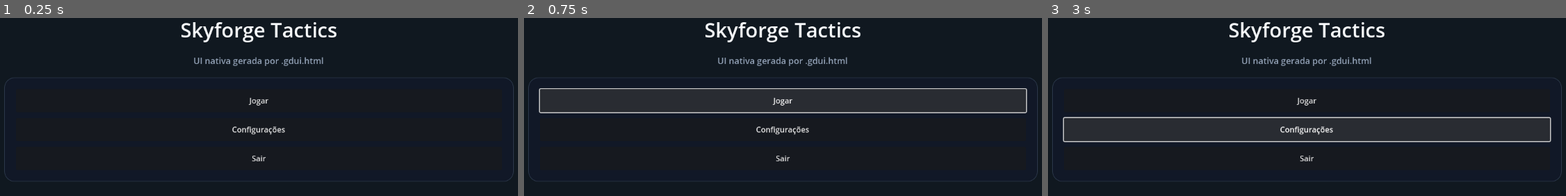
Above: before the commit, frames 1-3 (left to right).
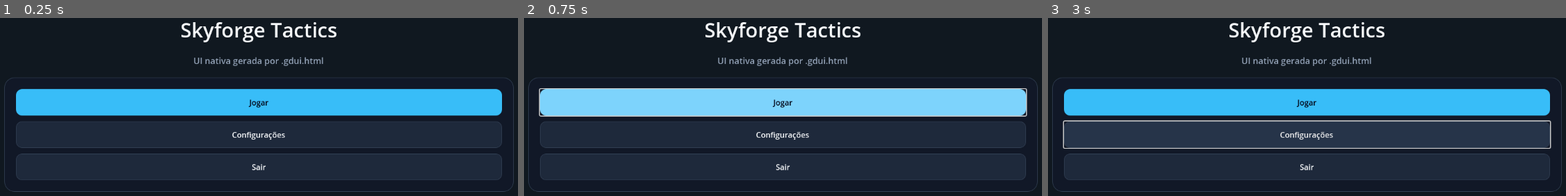
Above: after the commit, the same moments.

Repository: svg-inline/gdui-godot-ui-mvp
Game: Godot game, scene res://scenes/MainMenuScreen.tscn
The game is run twice, just before and just after one commit, with the same random seed, the same clock (stepped at 60 frames per second) and the same inputs. The project has no main scene, so this scene is started directly.
Inputs:
- Up to frame 1 (0.25 s): no input
- Up to frame 2 (0.75 s): click "Jogar" at 0.5 s
- Up to frame 3 (3 s): click "Jogar" at 1.25 s; click "Jogar" at 2 s; click "Configurações" at 2.75 s

The runs differ from the first frame. In frame 1, 35% of the frame differs, in the area x 0-100%, y 39-98%; in frame 2, 35%; in frame 3, 30%.

Commit message:
feat: Enhance CI and testing for Godot integration
- Added `npm run test:actions` to validate action metadata with `action_router.gd`.
- Updated CI workflow to include smoke tests for Godot and publish logs as artifacts.
- Migrated action variants to the Theme system, reducing local overrides in scenes.
- Implemented theme references in example scenes, ensuring consistent styling.
- Created `main_menu_actions.gd` to demonstrate action routing in Godot.
- Improved theme exporter to support card styles and updated tests accordingly.
- Refactored scene files to utilize the new theme system, enhancing maintainability.

Diff:
--- /dev/null
+++ b/examples/main_menu_actions.gd
@@ -0,0 +1,14 @@
+extends Control
+
+const ACTION_ROUTER_SCRIPT := preload("res://addons/gdui/runtime/action_router.gd")
+
+var action_router: GduiActionRouter
+
+func _ready() -> void:
+	action_router = ACTION_ROUTER_SCRIPT.new()
+	add_child(action_router)
+	action_router.action_triggered.connect(Callable(self, "_on_gdui_action"))
+	action_router.connect_actions(self)
+
+func _on_gdui_action(action: String, source: Node, metadata: Dictionary) -> void:
+	print("[Gdui example] Action: %s from %s" % [action, source.name])
--- a/scenes/InventoryScreen.tscn
+++ b/scenes/InventoryScreen.tscn
@@ -1,4 +1,6 @@
-[gd_scene load_steps=6 format=3]
+[gd_scene load_steps=7 format=3]
+
+[ext_resource type="Theme" path="res://scenes/theme.tres" id="GduiTheme"]
 
 [sub_resource type="StyleBoxFlat" id="StyleBoxFlat_1"]
 bg_color = Color(0.066667, 0.094118, 0.152941, 1)
@@ -85,6 +87,7 @@
 anchor_top = 0.0
 anchor_right = 1.0
 anchor_bottom = 1.0
+theme = ExtResource("GduiTheme")
 
 [node name="Background" type="ColorRect" parent="."]
 anchor_right = 1.0
@@ -151,6 +154,7 @@
 theme_override_constants/v_separation = 14
 
 [node name="SwordCard" type="PanelContainer" parent="Root/InventoryScroll/ItemsGrid"]
+theme_type_variation = &"Card"
 theme_override_styles/panel = SubResource("StyleBoxFlat_2")
 
 [node name="VBox" type="VBoxContainer" parent="Root/InventoryScroll/ItemsGrid/SwordCard"]
@@ -172,6 +176,7 @@
 focus_mode = 2
 
 [node name="PotionCard" type="PanelContainer" parent="Root/InventoryScroll/ItemsGrid"]
+theme_type_variation = &"Card"
 theme_override_styles/panel = SubResource("StyleBoxFlat_3")
 
 [node name="VBox2" type="VBoxContainer" parent="Root/InventoryScroll/ItemsGrid/PotionCard"]
@@ -193,6 +198,7 @@
 focus_mode = 2
 
 [node name="ShieldCard" type="PanelContainer" parent="Root/InventoryScroll/ItemsGrid"]
+theme_type_variation = &"Card"
 theme_override_styles/panel = SubResource("StyleBoxFlat_4")
 
 [node name="VBox3" type="VBoxContainer" parent="Root/InventoryScroll/ItemsGrid/ShieldCard"]
@@ -214,6 +220,7 @@
 focus_mode = 2
 
 [node name="MapCard" type="PanelContainer" parent="Root/InventoryScroll/ItemsGrid"]
+theme_type_variation = &"Card"
 theme_override_styles/panel = SubResource("StyleBoxFlat_5")
 
 [node name="VBox4" type="VBoxContainer" parent="Root/InventoryScroll/ItemsGrid/MapCard"]
--- a/scenes/MainMenuScreen.tscn
+++ b/scenes/MainMenuScreen.tscn
@@ -1,4 +1,6 @@
-[gd_scene load_steps=2 format=3]
+[gd_scene load_steps=3 format=3]
+
+[ext_resource type="Theme" path="res://scenes/theme.tres" id="GduiTheme"]
 
 [sub_resource type="StyleBoxFlat" id="StyleBoxFlat_1"]
 bg_color = Color(0.066667, 0.094118, 0.152941, 1)
@@ -21,6 +23,7 @@
 anchor_top = 0.0
 anchor_right = 1.0
 anchor_bottom = 1.0
+theme = ExtResource("GduiTheme")
 
 [node name="Background" type="ColorRect" parent="."]
 anchor_right = 1.0
--- a/scenes/ResponsiveGridScreen.tscn
+++ b/scenes/ResponsiveGridScreen.tscn
@@ -1,76 +1,13 @@
-[gd_scene load_steps=7 format=3]
+[gd_scene load_steps=2 format=3]
 
-[sub_resource type="StyleBoxFlat" id="StyleBoxFlat_1"]
-bg_color = Color(0.117647, 0.160784, 0.231373, 1)
-corner_radius_top_left = 14
-corner_radius_top_right = 14
-corner_radius_bottom_right = 14
-corner_radius_bottom_left = 14
-content_margin_top = 16
-content_margin_right = 16
-content_margin_bottom = 16
-content_margin_left = 16
-
-[sub_resource type="StyleBoxFlat" id="StyleBoxFlat_2"]
-bg_color = Color(0.117647, 0.160784, 0.231373, 1)
-corner_radius_top_left = 14
-corner_radius_top_right = 14
-corner_radius_bottom_right = 14
-corner_radius_bottom_left = 14
-content_margin_top = 16
-content_margin_right = 16
-content_margin_bottom = 16
-content_margin_left = 16
-
-[sub_resource type="StyleBoxFlat" id="StyleBoxFlat_3"]
-bg_color = Color(0.117647, 0.160784, 0.231373, 1)
-corner_radius_top_left = 14
-corner_radius_top_right = 14
-corner_radius_bottom_right = 14
-corner_radius_bottom_left = 14
-content_margin_top = 16
-content_margin_right = 16
-content_margin_bottom = 16
-content_margin_left = 16
-
-[sub_resource type="StyleBoxFlat" id="StyleBoxFlat_4"]
-bg_color = Color(0.117647, 0.160784, 0.231373, 1)
-corner_radius_top_left = 14
-corner_radius_top_right = 14
-corner_radius_bottom_right = 14
-corner_radius_bottom_left = 14
-content_margin_top = 16
-content_margin_right = 16
-content_margin_bottom = 16
-content_margin_left = 16
-
-[sub_resource type="StyleBoxFlat" id="StyleBoxFlat_5"]
-bg_color = Color(0.117647, 0.160784, 0.231373, 1)
-corner_radius_top_left = 14
-corner_radius_top_right = 14
-corner_radius_bottom_right = 14
-corner_radius_bottom_left = 14
-content_margin_top = 16
-content_margin_right = 16
-content_margin_bottom = 16
-content_margin_left = 16
-
-[sub_resource type="StyleBoxFlat" id="StyleBoxFlat_6"]
-bg_color = Color(0.117647, 0.160784, 0.231373, 1)
-corner_radius_top_left = 14
-corner_radius_top_right = 14
-corner_radius_bottom_right = 14
-corner_radius_bottom_left = 14
-content_margin_top = 16
-content_margin_right = 16
-content_margin_bottom = 16
-content_margin_left = 16
+[ext_resource type="Theme" path="res://scenes/theme.tres" id="GduiTheme"]
 
 [node name="ResponsiveGridScreen" type="Control"]
 anchor_left = 0.0
 anchor_top = 0.0
 anchor_right = 1.0
 anchor_bottom = 1.0
+theme = ExtResource("GduiTheme")
 
 [node name="Background" type="ColorRect" parent="."]
 anchor_right = 1.0
@@ -107,42 +44,42 @@
 theme_override_constants/v_separation = 14
 
 [node name="Card" type="PanelContainer" parent="Root/ResponsiveGrid"]
-theme_override_styles/panel = SubResource("StyleBoxFlat_1")
+theme_type_variation = &"Card"
 
 [node name="Label3" type="Label" parent="Root/ResponsiveGrid/Card"]
 text = "Slot 1"
 theme_override_colors/font_color = Color(0.972549, 0.980392, 0.988235, 1)
 
 [node name="Card2" type="PanelContainer" parent="Root/ResponsiveGrid"]
-theme_override_styles/panel = SubResource("StyleBoxFlat_2")
+theme_type_variation = &"Card"
 
 [node name="Label4" type="Label" parent="Root/ResponsiveGrid/Card2"]
 text = "Slot 2"
 theme_override_colors/font_color = Color(0.972549, 0.980392, 0.988235, 1)
 
 [node name="Card3" type="PanelContainer" parent="Root/ResponsiveGrid"]
-theme_override_styles/panel = SubResource("StyleBoxFlat_3")
+theme_type_variation = &"Card"
 
 [node name="Label5" type="Label" parent="Root/ResponsiveGrid/Card3"]
 text = "Slot 3"
 theme_override_colors/font_color = Color(0.972549, 0.980392, 0.988235, 1)
 
 [node name="Card4" type="PanelContainer" parent="Root/ResponsiveGrid"]
-theme_override_styles/panel = SubResource("StyleBoxFlat_4")
+theme_type_variation = &"Card"
 
 [node name="Label6" type="Label" parent="Root/ResponsiveGrid/Card4"]
 text = "Slot 4"
 theme_override_colors/font_color = Color(0.972549, 0.980392, 0.988235, 1)
 
 [node name="Card5" type="PanelContainer" parent="Root/ResponsiveGrid"]
-theme_override_styles/panel = SubResource("StyleBoxFlat_5")
+theme_type_variation = &"Card"
 
 [node name="Label7" type="Label" parent="Root/ResponsiveGrid/Card5"]
 text = "Slot 5"
 theme_override_colors/font_color = Color(0.972549, 0.980392, 0.988235, 1)
 
 [node name="Card6" type="PanelContainer" parent="Root/ResponsiveGrid"]
-theme_override_styles/panel = SubResource("StyleBoxFlat_6")
+theme_type_variation = &"Card"
 
 [node name="Label8" type="Label" parent="Root/ResponsiveGrid/Card6"]
 text = "Slot 6"
--- a/scenes/SettingsScreen.tscn
+++ b/scenes/SettingsScreen.tscn
@@ -1,4 +1,6 @@
-[gd_scene load_steps=3 format=3]
+[gd_scene load_steps=4 format=3]
+
+[ext_resource type="Theme" path="res://scenes/theme.tres" id="GduiTheme"]
 
 [sub_resource type="StyleBoxFlat" id="StyleBoxFlat_1"]
 bg_color = Color(0.066667, 0.094118, 0.152941, 1)
@@ -37,6 +39,7 @@
 anchor_top = 0.0
 anchor_right = 1.0
 anchor_bottom = 1.0
+theme = ExtResource("GduiTheme")
 
 [node name="Background" type="ColorRect" parent="."]
 anchor_right = 1.0
@@ -75,6 +78,7 @@
 focus_mode = 2
 
 [node name="AudioCard" type="PanelContainer" parent="Root"]
+theme_type_variation = &"Card"
 theme_override_styles/panel = SubResource("StyleBoxFlat_1")
 
 [node name="VBox" type="VBoxContainer" parent="Root/AudioCard"]
@@ -96,6 +100,7 @@
 focus_mode = 2
 
 [node name="VideoCard" type="PanelContainer" parent="Root"]
+theme_type_variation = &"Card"
 theme_override_styles/panel = SubResource("StyleBoxFlat_2")
 
 [node name="VBox2" type="VBoxContainer" parent="Root/VideoCard"]
--- a/scenes/theme.tres
+++ b/scenes/theme.tres
@@ -80,6 +80,22 @@
 content_margin_bottom = 16
 content_margin_left = 16
 
+[sub_resource type="StyleBoxFlat" id="GduiCard"]
+bg_color = Color(0.117647, 0.160784, 0.231373, 1)
+border_color = Color(0.2, 0.254902, 0.333333, 1)
+corner_radius_top_left = 12
+corner_radius_top_right = 12
+corner_radius_bottom_right = 12
+corner_radius_bottom_left = 12
+border_width_left = 1
+border_width_top = 1
+border_width_right = 1
+border_width_bottom = 1
+content_margin_top = 16
+content_margin_right = 16
+content_margin_bottom = 16
+content_margin_left = 16
+
 [sub_resource type="StyleBoxFlat" id="GduiPrimaryButton"]
 bg_color = Color(0.219608, 0.741176, 0.972549, 1)
 border_color = Color(0.219608, 0.741176, 0.972549, 1)
@@ -140,7 +156,7 @@
 Button/styles/disabled = SubResource("GduiButtonDisabled")
 PanelContainer/styles/panel = SubResource("GduiPanel")
 Card/base_type = &"PanelContainer"
-Card/styles/panel = SubResource("GduiPanel")
+Card/styles/panel = SubResource("GduiCard")
 PrimaryButton/base_type = &"Button"
 PrimaryButton/colors/font_color = Color(0.007843, 0.023529, 0.090196, 1)
 PrimaryButton/colors/font_hover_color = Color(0.007843, 0.023529, 0.090196, 1)
--- /dev/null
+++ b/tools/godot/test_action_router.gd
@@ -0,0 +1,57 @@
+extends SceneTree
+
+const ACTION_ROUTER_SCRIPT := preload("res://addons/gdui/runtime/action_router.gd")
+const MAIN_MENU_SCENE := "res://scenes/MainMenuScreen.tscn"
+
+var received_action := ""
+var received_source: Node
+var received_metadata := {}
+
+func _initialize() -> void:
+	var failed := false
+	var packed_scene := load(MAIN_MENU_SCENE) as PackedScene
+	if packed_scene == null:
+		push_error("[gdui-action-test] Could not load " + MAIN_MENU_SCENE)
+		quit(1)
+		return
+
+	var instance := packed_scene.instantiate()
+	root.add_child(instance)
+
+	var router := ACTION_ROUTER_SCRIPT.new()
+	router.auto_connect_on_ready = false
+	instance.add_child(router)
+	router.action_triggered.connect(Callable(self, "_on_action_triggered"))
+	router.connect_actions(instance)
+
+	var play_button := instance.get_node_or_null("Root/MenuPanel/MenuButtons/PlayButton")
+	if play_button == null:
+		push_error("[gdui-action-test] Missing PlayButton")
+		failed = true
+	elif not play_button.has_meta("action"):
+		push_error("[gdui-action-test] PlayButton has no action metadata")
+		failed = true
+	elif not play_button is Button:
+		push_error("[gdui-action-test] PlayButton is not a Button")
+		failed = true
+	else:
+		(play_button as Button).pressed.emit()
+		failed = not _expect(received_action == "menu.play", "PlayButton should emit menu.play") or failed
+		failed = not _expect(received_source == play_button, "Signal source should be PlayButton") or failed
+		failed = not _expect(received_metadata.get("action") == "menu.play", "Signal metadata should include action") or failed
+
+	instance.free()
+	quit(1 if failed else 0)
+
+func _on_action_triggered(action: String, source: Node, metadata: Dictionary) -> void:
+	received_action = action
+	received_source = source
+	received_metadata = metadata
+
+func _expect(condition: bool, message: String) -> bool:
+	if condition:
+		print("[gdui-action-test] OK: " + message)
+		return true
+
+	push_error("[gdui-action-test] FAIL: " + message)
+	return false
Not shown, changed: package.json
Not shown: 1 places in scenes/theme.tres that only renumber resources
Not shown, added: .github/workflows/gdui-ci.yml
Not shown, changed: README.md
Not shown, changed: TASKS.md
Not shown, changed: docs/11-implementation-gap.md
Not shown, changed: examples/inventory.gdui.html
Not shown, changed: examples/main-menu.gdui.html
Not shown, changed: examples/responsive-grid.gdui.html
Not shown, changed: examples/settings.gdui.html
Not shown, changed: examples/themed-menu.gdui.html
Not shown, changed: tools/gdui/src/exporters/theme.js
(and 8 more such lines)
